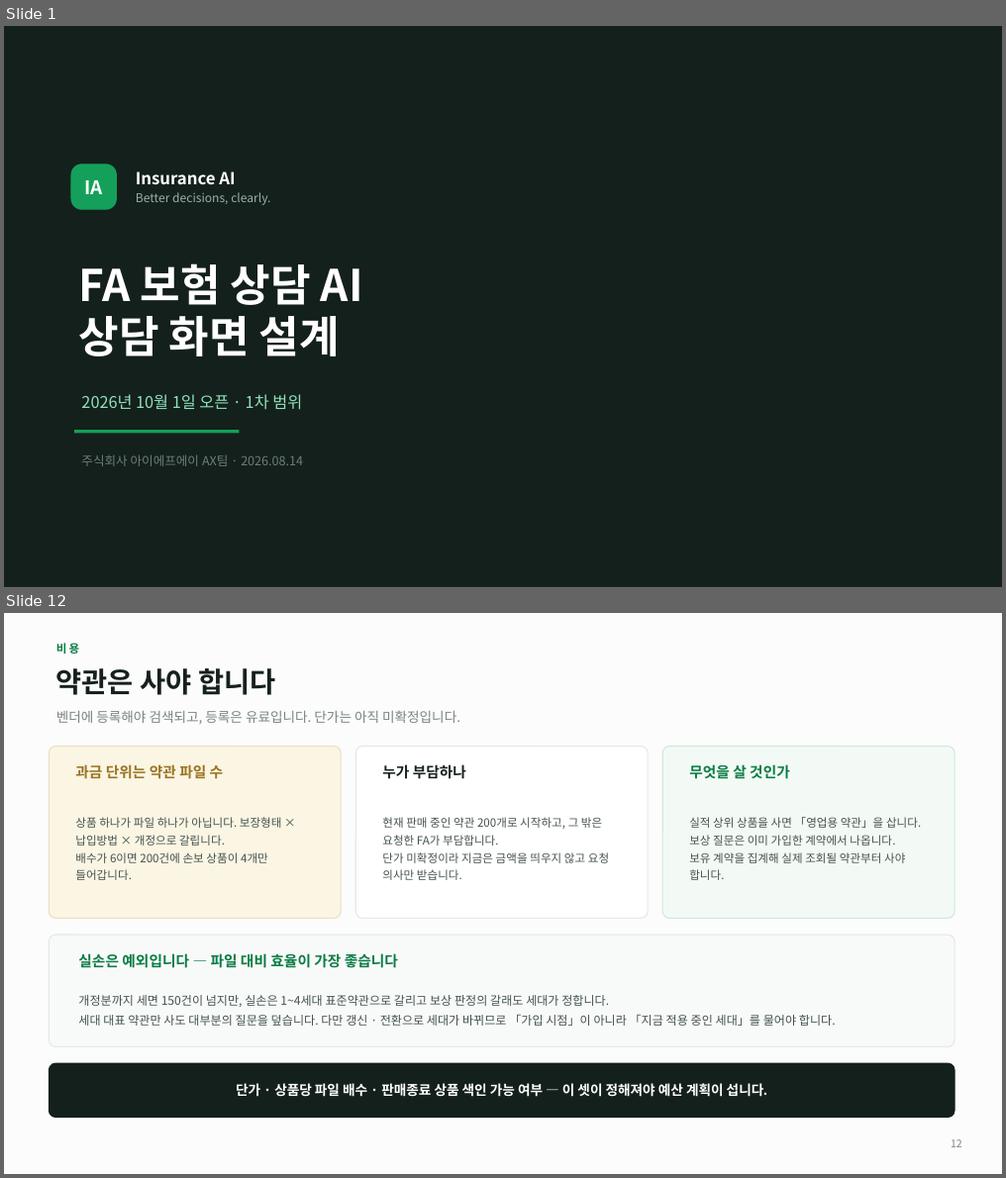
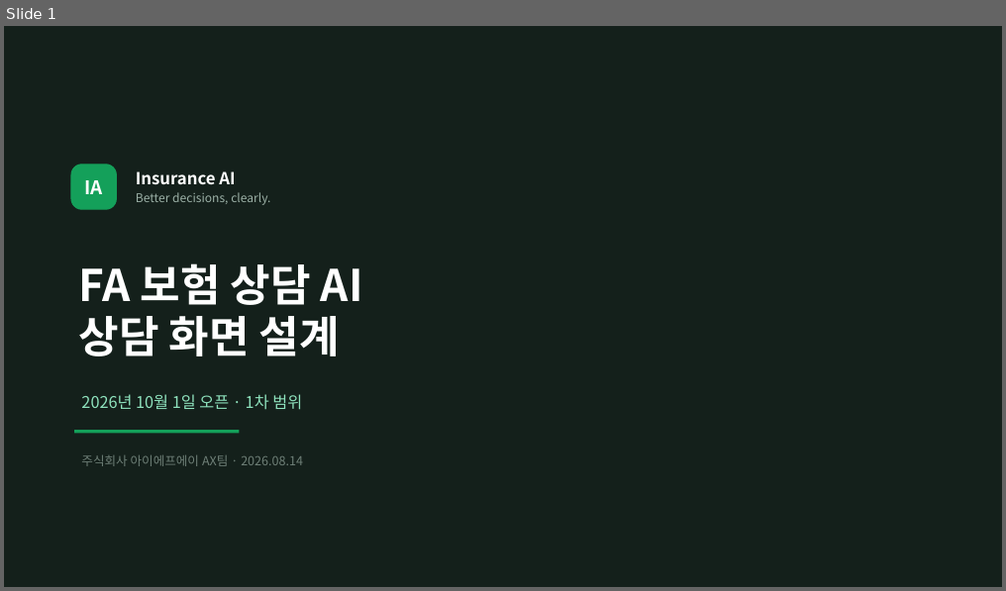
Before and after one commit to acathy870928-hash/chacha6377, a slide deck: docs/Insurance_AI_상담설계.pptx. Shown one above the other, each under a label of ours: slides 1 and 12 before the commit, slide 1 after it; the slides between them are not shown. The pictures are 1006x1178 and 1006x591 pixels, drawn with LibreOffice and Linux fonts; fonts in the diff are those of the drawing. Boxes give left, top, right and bottom in pixels: in the first picture for what was removed or moved away, otherwise in the second. Text is boxed around its words. In the diff, an @@ line names an element or a change of style, - is before the commit and + after.

```diff
--- a/docs/Insurance_AI_상담설계.pptx
+++ b/docs/Insurance_AI_상담설계.pptx
@@ slide 12 removed at (x1=4, y1=613, x2=1002, y2=1174), background #FBFCFB @@
@@ text removed at (x1=56, y1=643, x2=79, y2=654) @@
-비용
@@ text removed at (x1=56, y1=668, x2=275, y2=695) @@
-약관은 사야 합니다
@@ text removed at (x1=56, y1=711, x2=460, y2=724) @@
-벤더에 등록해야 검색되고, 등록은 유료입니다. 단가는 아직 미확정입니다.
@@ rounded rectangle removed at (x1=49, y1=747, x2=341, y2=919) @@
@@ rounded rectangle removed at (x1=355, y1=747, x2=648, y2=919) @@
@@ rounded rectangle removed at (x1=662, y1=747, x2=954, y2=919) @@
@@ text removed at (x1=75, y1=764, x2=224, y2=779) @@
-과금 단위는 약관 파일 수
@@ text removed at (x1=382, y1=764, x2=466, y2=779) @@
-누가 부담하나
@@ text removed at (x1=689, y1=764, x2=790, y2=779) @@
-무엇을 살 것인가
@@ text removed at (x1=75, y1=817, x2=282, y2=880) @@
-상품 하나가 파일 하나가 아닙니다. 보장형태 × 납입방법 × 개정으로 갈립니다.
-배수가 6이면 200건에 손보 상품이 4개만 들어갑니다.
@@ text removed at (x1=382, y1=817, x2=609, y2=880) @@
-현재 판매 중인 약관 200개로 시작하고, 그 밖은 요청한 FA가 부담합니다.
-단가 미확정이라 지금은 금액을 띄우지 않고 요청 의사만 받습니다.
@@ text removed at (x1=689, y1=817, x2=921, y2=880) @@
-실적 상위 상품을 사면 「영업용 약관」을 삽니다. 보상 질문은 이미 가입한 계약에서 나옵니다.
-보유 계약을 집계해 실제 조회될 약관부터 사야 합니다.
@@ rounded rectangle removed at (x1=49, y1=935, x2=954, y2=1048) @@
@@ text removed at (x1=78, y1=954, x2=398, y2=968) @@
-실손은 예외입니다 — 파일 대비 효율이 가장 좋습니다
@@ text removed at (x1=78, y1=995, x2=836, y2=1026) @@
-개정분까지 세면 150건이 넘지만, 실손은 1~4세대 표준약관으로 갈리고 보상 판정의 갈래도 세대가 정합니다.
-세대 대표 약관만 사도 대부분의 질문을 덮습니다. 다만 갱신 · 전환으로 세대가 바뀌므로 「가입 시점」이 아니라 「지금 적용 중인 세대」를 물어야 합니다.
@@ rounded rectangle removed at (x1=49, y1=1063, x2=954, y2=1118) @@
@@ text removed at (x1=236, y1=1083, x2=768, y2=1097) @@
-단가 · 상품당 파일 배수 · 판매종료 상품 색인 가능 여부 — 이 셋이 정해져야 예산 계획이 섭니다.
@@ text removed at (x1=950, y1=1140, x2=962, y2=1148) @@
-12
```
Also in this commit, not shown: 5 slides changed, 2 slides added, 8 other slides removed, 2 other files.
